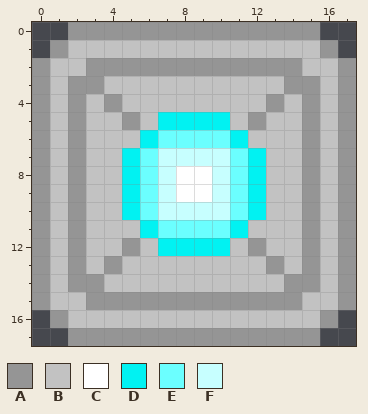
Edited in one commit: pixel-art sprite (Project/CSCI342-GroupProject/app/src/main/res/drawable/powerup_lazer.png). Above is the file before it was changed.
The file is 72x72 pixels, drawn in blocks of 4x4; one block is one cell here.
Palette (. is transparent): A #959595  B #c2c2c2  C #ffffff  D #01f2f2  E #6bffff  F #c7ffff
Pixels before, first column x 0:
 0 ..AAAAAAAAAAAAAA..
 1 .ABBBBBBBBBBBBBBA.
 2 ABBAAAAAAAAAAAABBA
 3 ABAABBBBBBBBBBAABA
 4 ABABABBBBBBBBABABA
 5 ABABBABDDDDBABBABA
 6 ABABBBDEEEEDBBBABA
 7 ABABBDEFFFFEDBBABA
 8 ABABBDEFCCFEDBBABA
 9 ABABBDEFCCFEDBBABA
10 ABABBDEFFFFEDBBABA
11 ABABBBDEEEEDBBBABA
12 ABABBABDDDDBABBABA
13 ABABABBBBBBBBABABA
14 ABAABBBBBBBBBBAABA
15 ABBAAAAAAAAAAAABBA
16 .ABBBBBBBBBBBBBBA.
17 ..AAAAAAAAAAAAAA..
The same view after the edit:
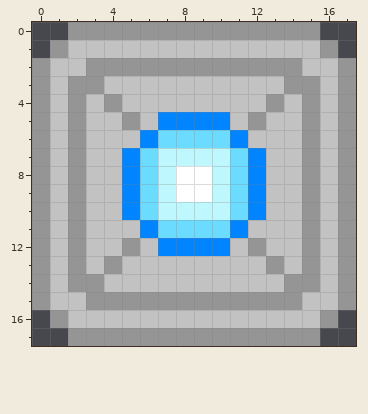
Diff:
colour D: #01f2f2 -> #0084ff
colour E: #6bffff -> #6bdbff
colour F: #c7ffff -> #bef7fd
Changed places in both pictures, as pixel boxes (x1, y1, x2, y2):
changed: (122, 112, 266, 256)
